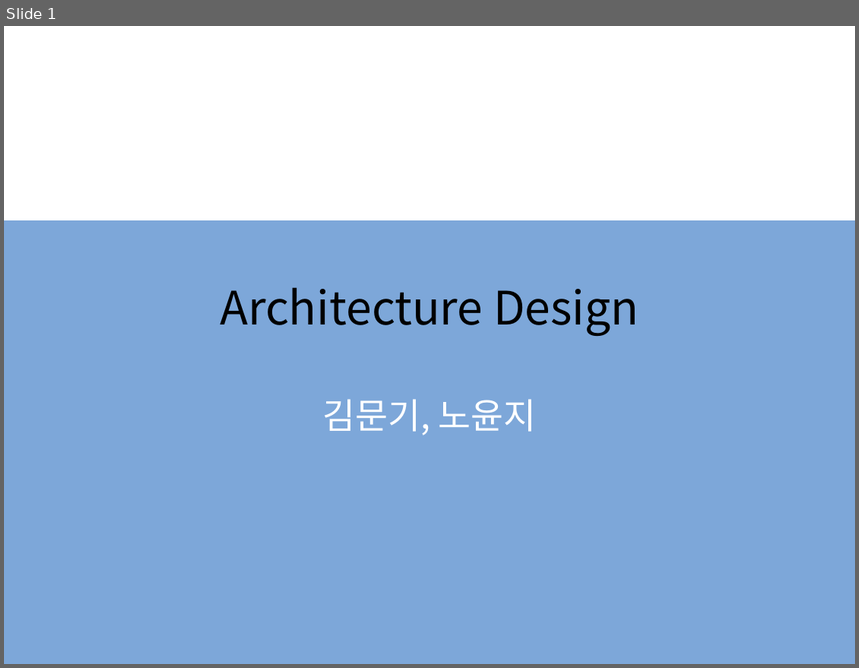
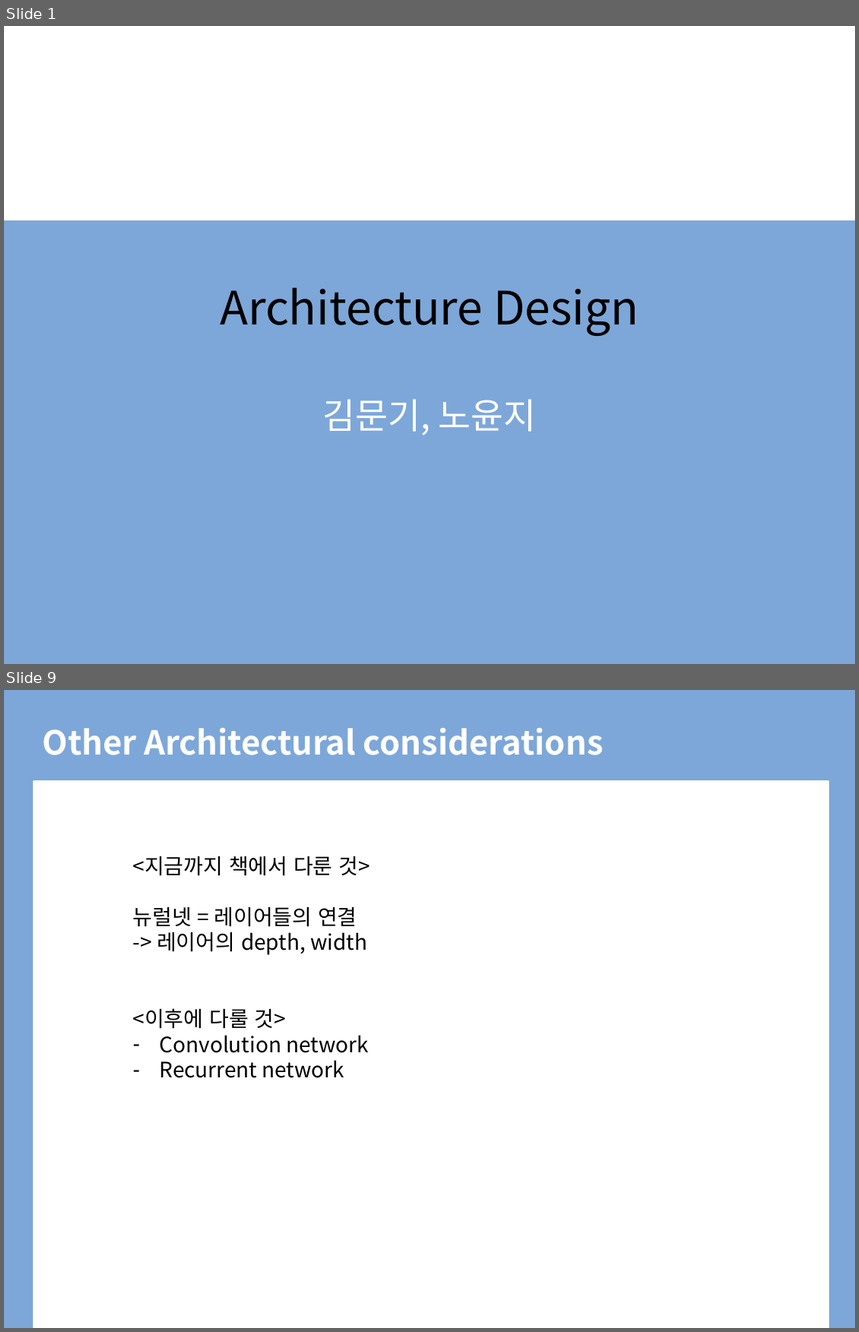
Before and after one commit to BLINK-ONCE/Storage, a slide deck: files/presentation/ppt/6.4 Architecture Design.pptx. Shown one above the other, each under a label of ours: slide 1 before the commit, slides 1 and 9 after it; the slides between them are not shown. The pictures are 859x668 and 859x1332 pixels, drawn with LibreOffice and Linux fonts; fonts in the diff are those of the drawing; background and template pictures are left out. Boxes give left, top, right and bottom in pixels: in the first picture for what was removed or moved away, otherwise in the second. Text is boxed around its words. In the diff, an @@ line names an element or a change of style, - is before the commit and + after.

```diff
--- a/files/presentation/ppt/6.4 Architecture Design.pptx
+++ b/files/presentation/ppt/6.4 Architecture Design.pptx
@@ slide 9 added at [4, 690, 855, 1328], background #FFFFFF @@
@@ rectangle added at [4, 690, 855, 1328], fill #7DA7D9, outline #7DA7D9 1.5 pt @@
@@ title added at [43, 728, 604, 755], 28 pt, text #FFFFFF, bold @@
+Other Architectural considerations
@@ rectangle added at [34, 781, 828, 1328], fill #FFFFFF, outline #FFFFFF 1.5 pt @@
@@ text added at [133, 856, 370, 1078], 18 pt, text #000000 @@
+<지금까지 책에서 다룬 것>
+뉴럴넷 = 레이어들의 연결
+-> 레이어의 depth, width
+<이후에 다룰 것>
+– Convolution network
+– Recurrent network
```
Also in this commit, not shown: 6 slides changed, 5 other slides added, 20 slides removed, 1 other file.
